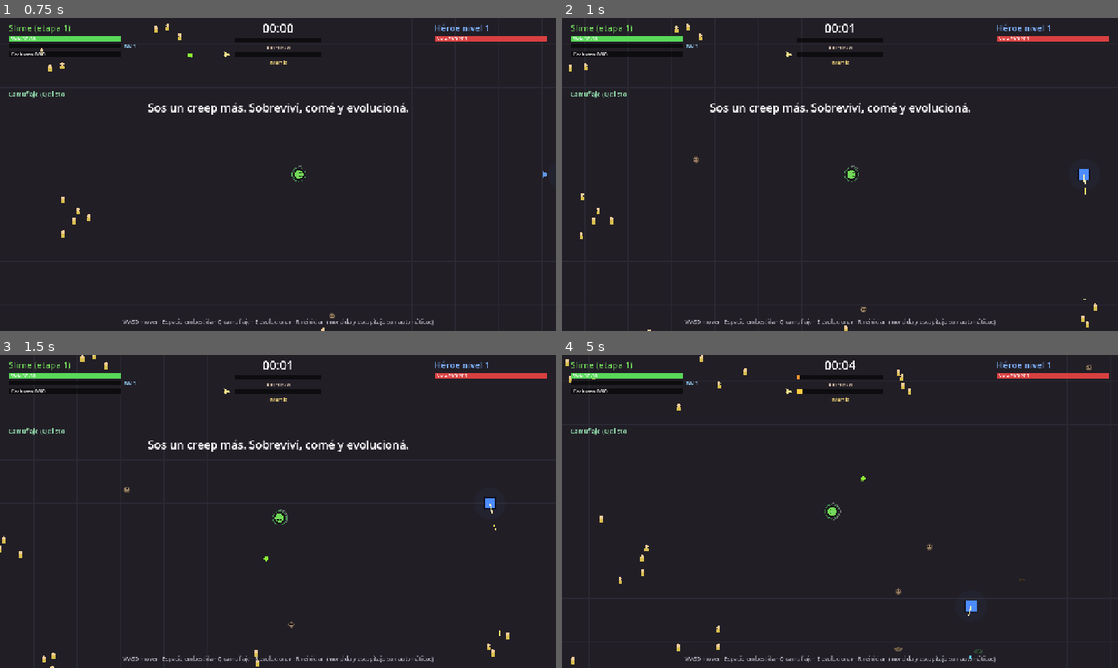
Above: before the commit, frames 1-4 (two rows, left to right).
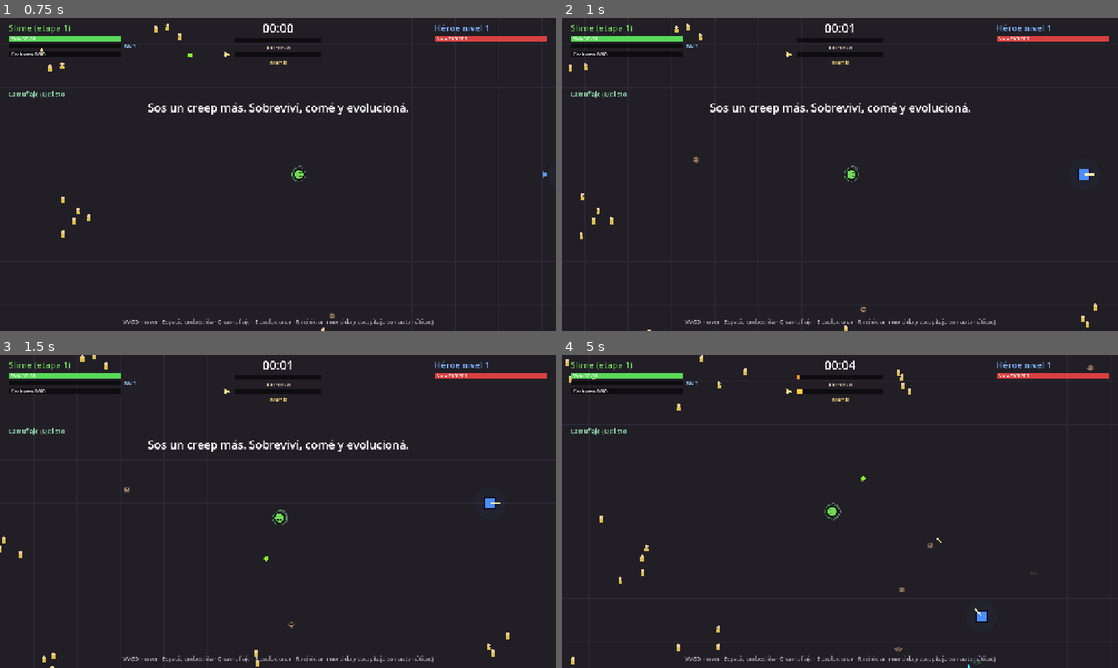
Above: after the commit, the same moments.

Repository: FedeOsorio/survive-the-hero
Game: Godot game, scene res://scenes/main.tscn
Same seed, same stepped clock (60 frames per second), same inputs: the game is played once before the commit and once after it.
Inputs (mouse positions are in pixels of both pictures, inside the frame that each line leads up to):
- Up to frame 1 (0.75 s): move the mouse to (400, 158) at 0.52 s; hold D (move_right) from 0.53 s (still down); tap Space (dash) at 0.6 s; click (400, 158) at 0.67 s
- Up to frame 2 (1 s): keep holding D (move_right)
- Up to frame 3 (1.5 s): move the mouse to (166, 527) at 1.27 s; release D (move_right) at 1.28 s; hold S (move_down) from 1.28 s (still down); tap Space (dash) at 1.35 s
- Up to frame 4 (5 s): move the mouse to (895, 442) at 2.02 s; release S (move_down) at 2.03 s; hold D (move_right) 2.03-2.78 s; tap E (evolve) at 2.1 s; tap Space (dash) every 0.75 s from 2.3 to 4.55 s; move the mouse to (812, 574) at 2.77 s; hold W (move_up) 2.78-3.53 s; tap 1 (pick_1) at 2.85 s; click (812, 574) at 2.92 s; move the mouse to (1006, 558) at 3.52 s; hold A (move_left) from 3.53 s (still down); tap 2 (pick_2) at 3.6 s; move the mouse to (673, 464) at 4.27 s; tap 3 (pick_3) at 4.35 s

Frame 1 is identical in both runs. In frame 2, less than 0.1% of the frame differs, in the area x 93-96%, y 49-90%; in frame 3, less than 0.1%; in frame 4, 0.3%, in the area x 60-96%, y 3-100%.

Commit message:
Tanda 03-b: el héroe no toca a los civiles

Diff:
--- a/scripts/balance.gd
+++ b/scripts/balance.gd
@@ -74,8 +74,6 @@
 const ALARM_PULL := 2.0 # qué tanto le importa ir a investigar (las gemas pesan 2.2)
 const ALARM_COOLDOWN := 8.0 # un grito nuevo dentro de esta ventana no lo mueve otra vez
 const CIVILIAN_SCREAM_COOLDOWN := 3.0 # cada civil grita como mucho cada tantos segundos
-# El héroe también mata civiles para dejarte sin comida: los que mata él no dejan cadáver.
-const HERO_CIVILIAN_TARGET_BONUS := 120.0 # durante la alarma, prefiere civiles a la horda
 
 # Camuflaje (Q): te saca del radar del héroe. Una vez por minuto.
 const STEALTH_COOLDOWN := 60.0
--- a/scripts/civilian.gd
+++ b/scripts/civilian.gd
@@ -1,6 +1,6 @@
 extends Node2D
 ## Civil que deambula por el mapa. Huye del creep; comerlo da mucha biomasa.
-## Al empezar a huir grita y atrae al héroe, que lo mata sin dejar comida.
+## Al empezar a huir grita y atrae al héroe, que viene a buscarte (a los civiles no los toca).
 
 const B := preload("res://scripts/balance.gd")
 
@@ -62,13 +62,13 @@
 	return Vector2.ZERO
 
 
-func take_damage(amount: float, by_hero := false) -> void:
+func take_damage(amount: float) -> void:
 	if hp <= 0.0:
 		return
 	hp -= amount
 	_flash = 0.08
 	if hp <= 0.0:
-		world.on_civilian_killed(self, by_hero)
+		world.on_civilian_killed(self)
 
 
 func _draw() -> void:
--- a/scripts/hero.gd
+++ b/scripts/hero.gd
@@ -193,7 +193,7 @@
 		return false
 	if target == world.player:
 		return world.player.stealth_t <= 0.0
-	return world.minions.has(target) or world.civilians.has(target)
+	return world.minions.has(target)
 
 
 # --- Decisiones --------------------------------------------------------------
@@ -247,7 +247,7 @@
 		else:
 			steer = Vector2.ZERO # quieto encima para abrirlo
 
-	# 2b. si un civil gritó, va hacia ahí a matar civiles
+	# 2b. si un civil gritó, va hacia ahí a buscar al creep (a los civiles no los toca)
 	if world.alarm_t > 0.0 and not low_hp and not world.detected:
 		var to_alarm: Vector2 = world.alarm_pos - position
 		if to_alarm.length() > 40.0:
@@ -284,7 +284,6 @@
 	var candidates: Array = world.minions.duplicate()
 	if world.player.stealth_t <= 0.0:
 		candidates.append(world.player)
-	candidates.append_array(world.civilians)
 	for c in candidates:
 		var d := position.distance_to(c.position)
 		if d > reach and not (c == world.player and world.detected):
@@ -294,8 +293,6 @@
 			score += 60.0 # prefiere lo que mata de un golpe
 		if c == world.player and world.detected:
 			score += B.HERO_DETECTED_TARGET_BONUS
-		elif world.alarm_t > 0.0 and world.civilians.has(c):
-			score += B.HERO_CIVILIAN_TARGET_BONUS
 		if score > best_score:
 			best_score = score
 			best = c
--- a/scripts/main.gd
+++ b/scripts/main.gd
@@ -193,11 +193,8 @@
 	alarm_t = B.ALARM_TIME
 
 
-func on_civilian_killed(c, by_hero := false) -> void:
+func on_civilian_killed(c) -> void:
 	civilians.erase(c)
-	if by_hero:
-		c.queue_free() # el héroe no deja comida
-		return
 	add_threat(B.THREAT_PER_CIVILIAN)
 	infamy.add(B.INFAMY_PER_CIVILIAN)
 	raise_alarm(c.position)
--- a/scripts/projectile.gd
+++ b/scripts/projectile.gd
@@ -1,5 +1,5 @@
 extends Node2D
-## Flecha del héroe. Le pega al primer creep que toca, incluido el jugador, y al civil que el héroe tenga apuntado.
+## Flecha del héroe. Le pega al primer creep que toca, incluido el jugador. A los civiles los atraviesa.
 
 const B := preload("res://scripts/balance.gd")
 
@@ -31,12 +31,6 @@
 		player.take_damage(damage)
 		queue_free()
 		return
-	# a un civil solo le pega si el héroe le estaba apuntando a él, no por error
-	var c = world.hero.target
-	if c != null and is_instance_valid(c) and world.civilians.has(c) and position.distance_to(c.position) < c.radius + 3.0:
-		c.take_damage(damage, true)
-		queue_free()
-		return
 	for m in world.minions_near(position):
 		if _hit.has(m):
 			continue
Not shown, changed: README.md
